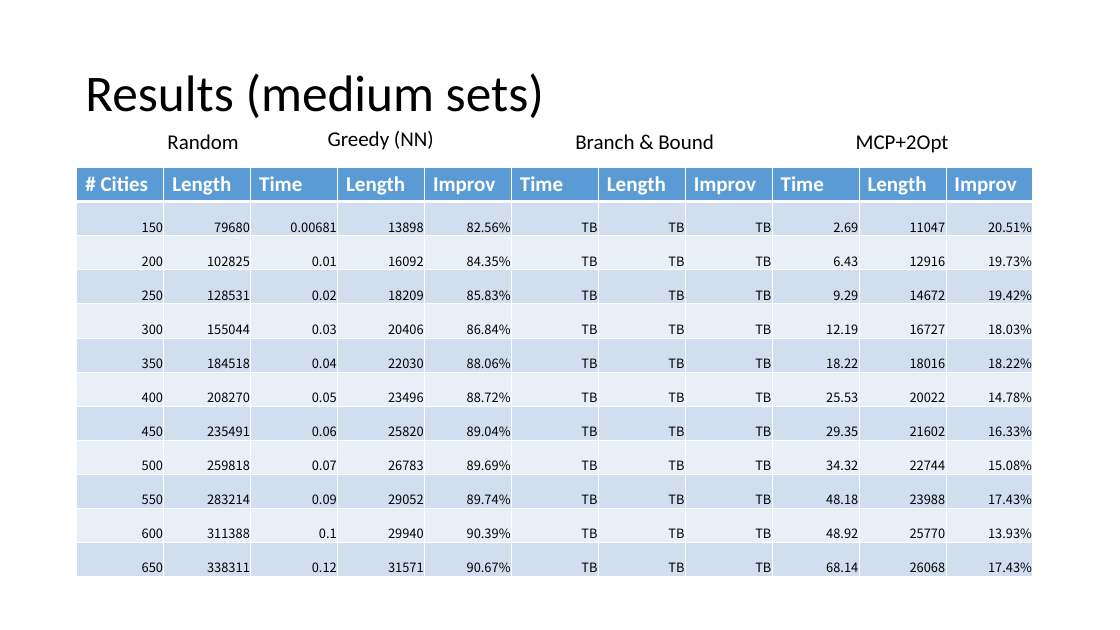
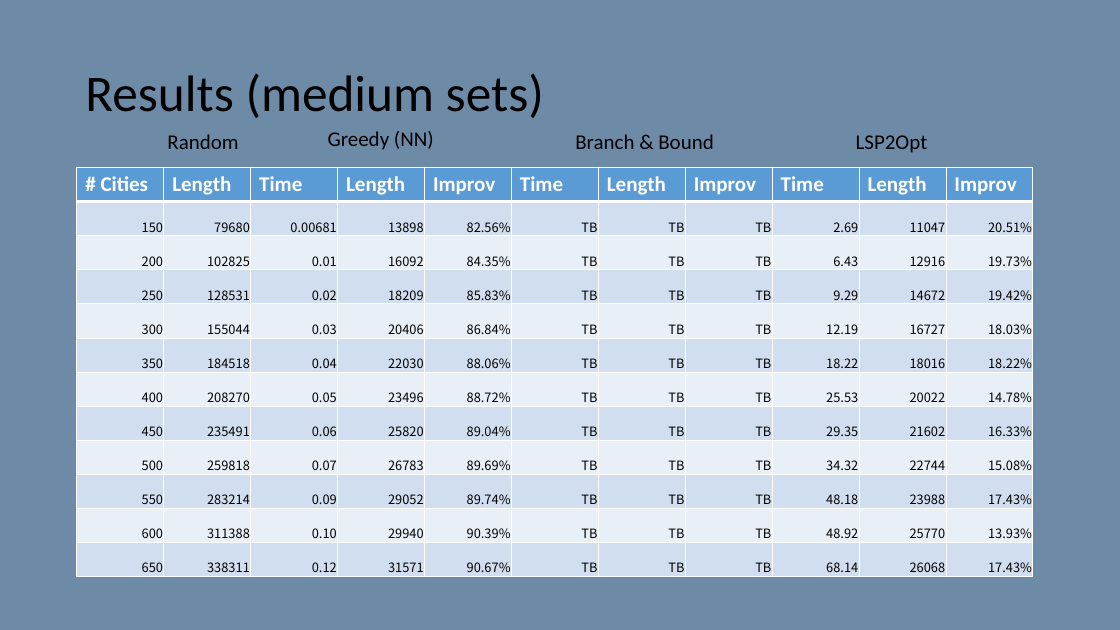
Before and after one commit to depperm/TSP, a slide deck: slide 24 of smallAnimation.pptx. Drawn at 1120x630 pixels with LibreOffice and Linux fonts; fonts in the diff are those of the drawing. Boxes give left, top, right and bottom in pixels: in the first picture for what was removed or moved away, otherwise in the second. Text is boxed around its words. In the diff, an @@ line names an element or a change of style, - is before the commit and + after.

Commit message:
Updated Report/Prez
- Added details to empirical analysis (pros/con)
- Added a couple screenshots (one greedy, one ours) as well as
screenshots of charts for the actual run results

```diff
--- a/smallAnimation.pptx
+++ b/smallAnimation.pptx
@@ background #FFFFFF to #1F4E79 at 65% opacity @@
@@ text at bbox=[856, 135, 928, 153]: text changed @@
-MCP+2Opt
+LSP2Opt
@@ table at bbox=[77, 168, 1029, 581] @@
-row 11, column 3: 0.1
+row 11, column 3: 0.10
```
Also in this commit, not shown: 24 other slides changed, 1 other file.
